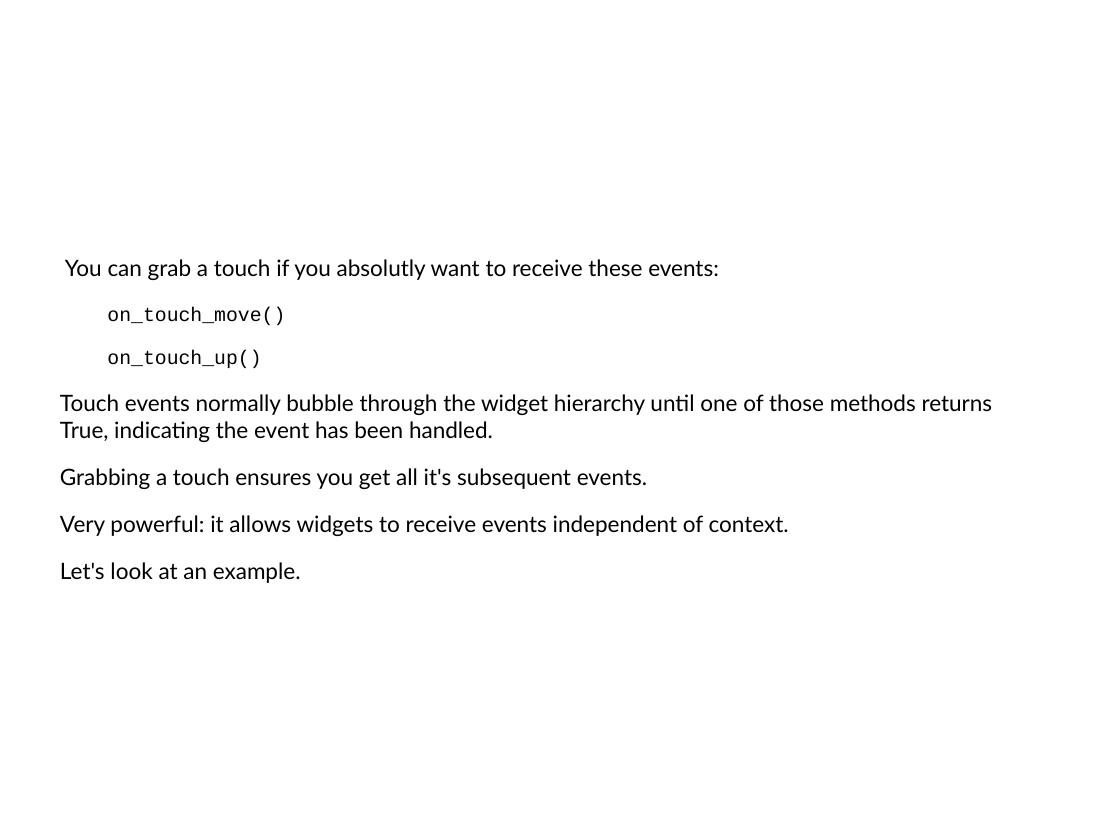
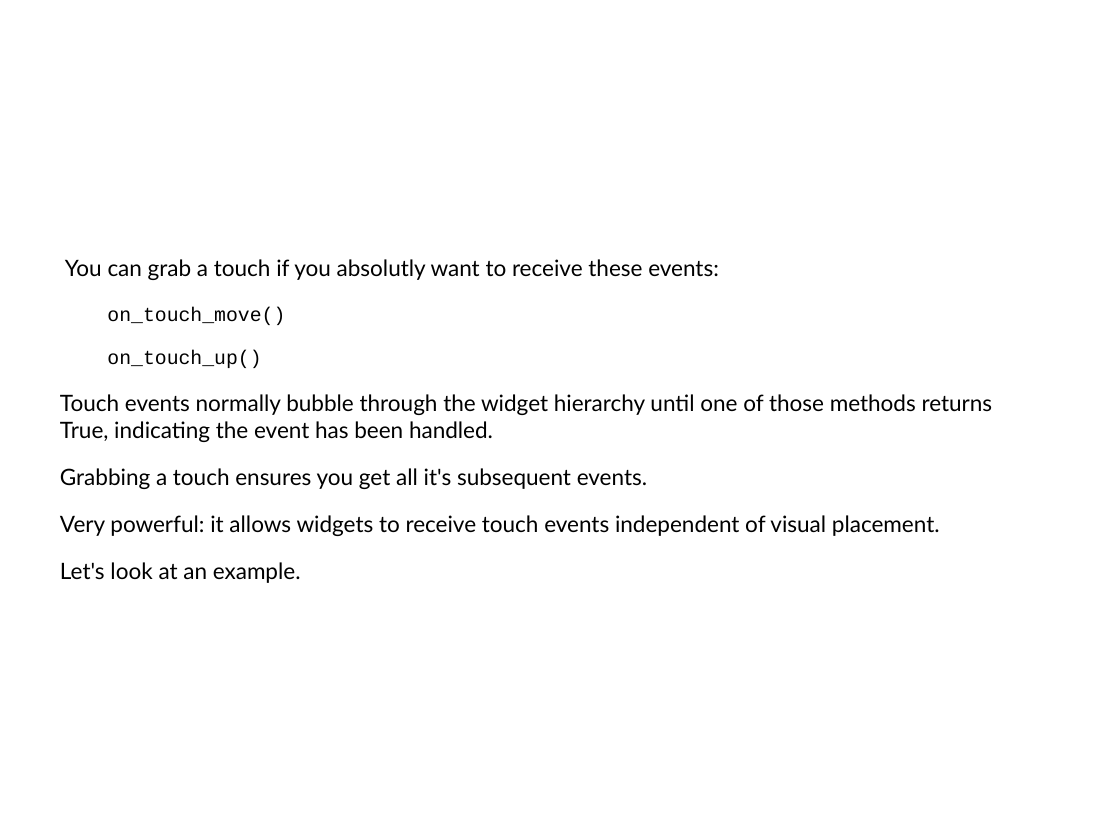
Before and after one commit to Zen-CODE/kivybits, a slide deck: slide 23 of PyCon/ZA 2013/PyCon.odp. Drawn at 1120x840 pixels with LibreOffice and Linux fonts; fonts in the diff are those of the drawing; background and template pictures are left out. Boxes give left, top, right and bottom in pixels: in the first picture for what was removed or moved away, otherwise in the second. Text is boxed around its words. In the diff, an @@ line names an element or a change of style, - is before the commit and + after.

```diff
--- a/PyCon/ZA 2013/PyCon.odp
+++ b/PyCon/ZA 2013/PyCon.odp
@@ text at (x1=60, y1=515, x2=940, y2=536): text changed @@
-Very powerful: it allows widgets to receive events independent of context.
+Very powerful: it allows widgets to receive touch events independent of visual placement.
```
Also in this commit, not shown: 17 other slides changed, 1 slide removed, 1 other file.
